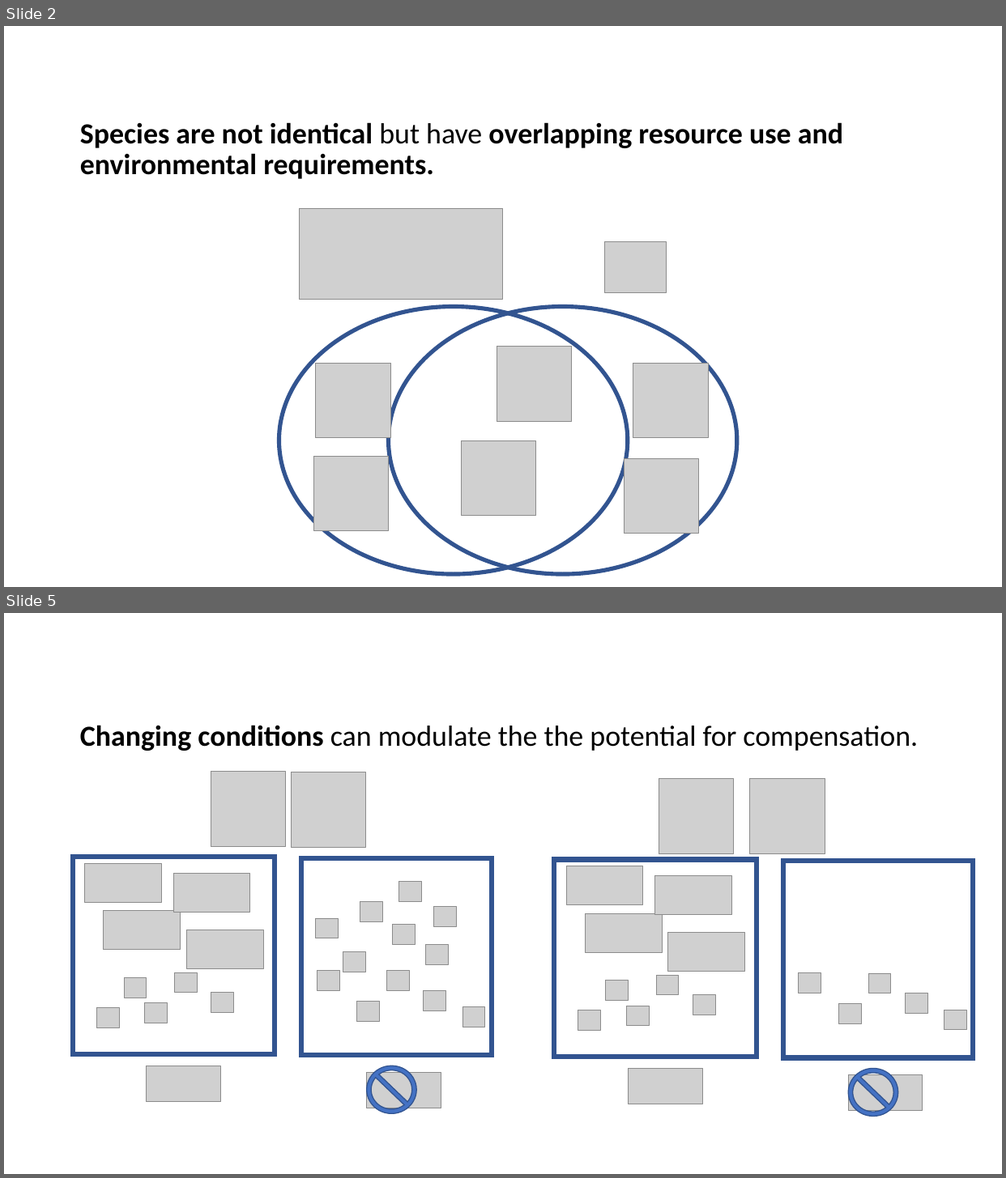
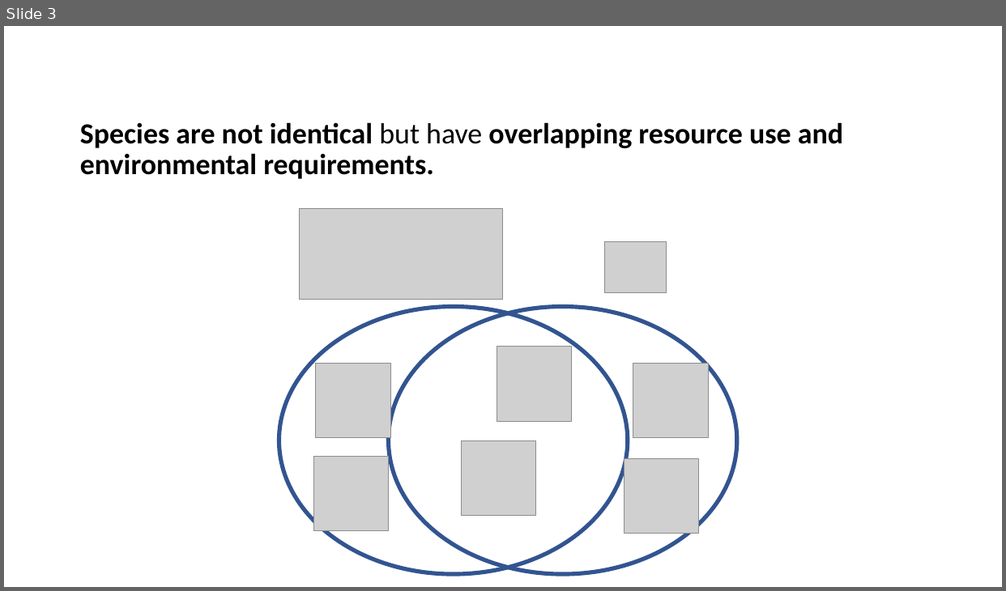
Before and after one commit to diazrenata/squareone, a slide deck: presentations/esa/rat pictures.pptx. Shown one above the other, each under a label of ours: slides 2 and 5 before the commit, slide 3 after it; the slides between them are not shown. The pictures are 1006x1178 and 1006x591 pixels, drawn with LibreOffice and Linux fonts; fonts in the diff are those of the drawing; grey boxes stand for pictures. Boxes give left, top, right and bottom in pixels: in the first picture for what was removed or moved away, otherwise in the second. Text is boxed around its words. In the diff, an @@ line names an element or a change of style, - is before the commit and + after.

```diff
--- a/presentations/esa/rat pictures.pptx
+++ b/presentations/esa/rat pictures.pptx
@@ slide 5 removed at (x1=4, y1=613, x2=1002, y2=1174), background #FFFFFF @@
@@ title removed at (x1=80, y1=725, x2=918, y2=751) @@
-Changing conditions can modulate the the potential for compensation.
@@ picture removed at (x1=211, y1=772, x2=286, y2=846) @@
@@ picture removed at (x1=292, y1=773, x2=366, y2=847) @@
@@ picture removed at (x1=659, y1=779, x2=734, y2=854) @@
@@ picture removed at (x1=750, y1=779, x2=825, y2=854) @@
@@ rectangle removed at (x1=783, y1=861, x2=974, y2=1058) @@
@@ picture removed at (x1=799, y1=973, x2=820, y2=994) @@
@@ picture removed at (x1=868, y1=973, x2=891, y2=994) @@
@@ picture removed at (x1=906, y1=994, x2=928, y2=1013) @@
@@ group removed at (x1=554, y1=860, x2=756, y2=1057): 9 pictures, 1 rectangle @@
@@ picture removed at (x1=839, y1=1003, x2=861, y2=1024) @@
@@ picture removed at (x1=944, y1=1010, x2=967, y2=1030) @@
@@ group removed at (x1=73, y1=857, x2=492, y2=1114): 23 pictures, 2 rectangles, 1 no-entry sign @@
@@ picture removed at (x1=629, y1=1069, x2=702, y2=1105) @@
@@ no-entry sign removed at (x1=849, y1=1069, x2=898, y2=1117) @@
@@ picture removed at (x1=849, y1=1075, x2=923, y2=1111) @@
@@ what was slide 2 is now slide 3 @@
```
Also in this commit, not shown: 2 slides changed, 14 slides added, 1 other slide removed.
